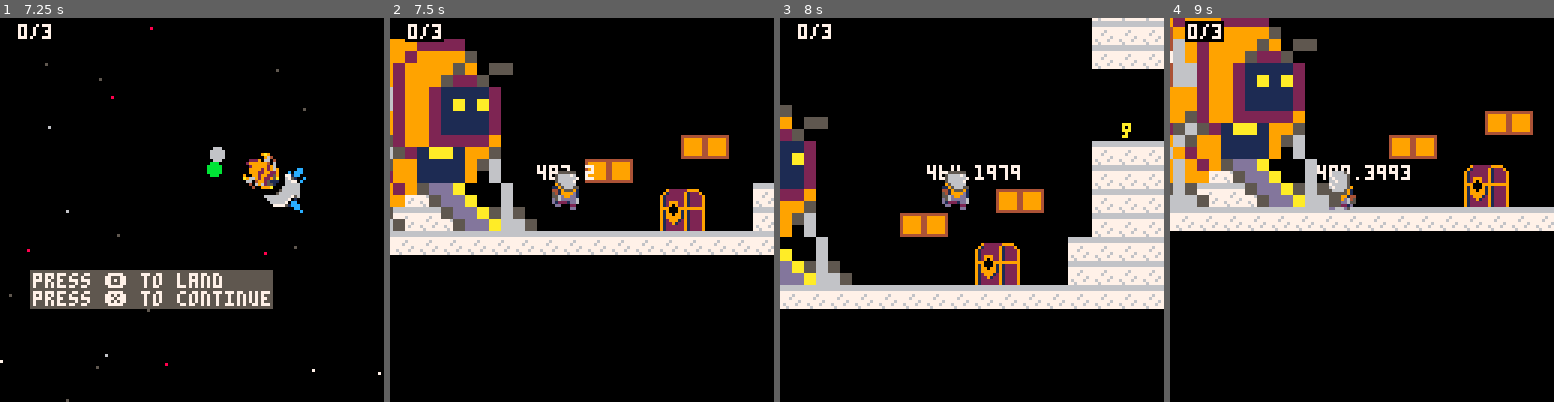
Above: before the commit, frames 1-4 (left to right).
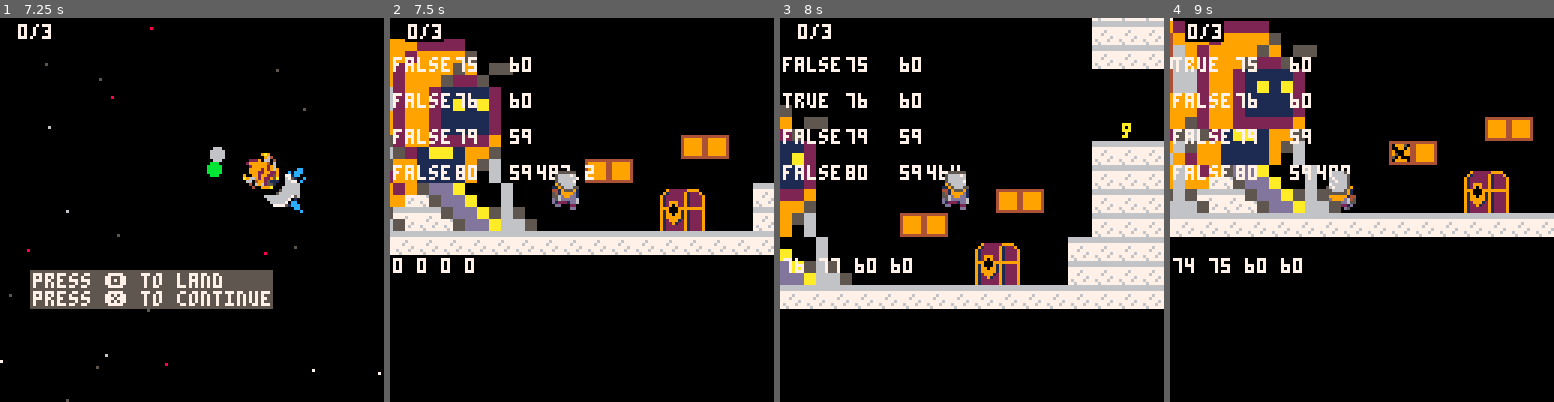
Above: after the commit, the same moments.

Repository: FrederikHR/GDB
Game: PICO-8 cartridge OW/ow.p8
The game is run twice, just before and just after one commit, with the same random seed, the same clock (stepped at 60 frames per second) and the same inputs.
Inputs:
- Up to frame 1 (7.25 s): tap X (X key) at 0.33, 1.07, 1.85, 2.97, 4.08, 5.2, 6.32 s; tap O (Z key) at 0.7, 1.7, 2.1, 2.5, 2.9, 3.3, 3.7, 4.1, 4.5, 4.9, 5.3, 5.7, 6.1, 6.5, 6.9 s; hold Right 1.6-2.1 s; hold Up 2.15-2.42 s; hold Right 2.47-3.03 s; hold Left 3.08-3.58 s; hold Right 4.02-4.68 s; hold Up 4.73-5.03 s; hold Left 5.08-5.68 s; hold Right 6.08-6.58 s; hold Right 6.63-7.13 s; hold Up from 7.18 s (still down)
- Up to frame 2 (7.5 s): tap O (Z key) at 7.3 s; tap X (X key) at 7.43 s; release Up at 7.45 s
- Up to frame 3 (8 s): hold Right from 7.5 s (still down); tap O (Z key) at 7.7 s
- Up to frame 4 (9 s): release Right at 8.07 s; tap O (Z key) at 8.1, 8.5, 8.9 s; hold Left 8.12-8.62 s; tap X (X key) at 8.55 s

Frame 1 is identical in both runs. In frame 2, 2.4% of the frame differs, in the area x 0-37%, y 10-67%; in frame 3, 2.7%; in frame 4, 14%, in the area x 0-100%, y 0-67%.

Commit message:
started on breaking blocks

Diff:
--- a/OW/ow.p8
+++ b/OW/ow.p8
@@ -31,6 +31,10 @@
 	launch=false
 	prompt=false
 	prompt_wait=10 -- to do:fix
+	bx1=0
+	by1=0
+	bx2=0
+	by2=0
 
 	-- camera offsets
 	cx, cy = 0, 0
@@ -65,11 +69,18 @@
 		if prompt then
 			draw_prompt()
 		end
+		-- find disappearing blocks
+		if (not blocks_found) find_blocks()
 	else
 		--do on-planet stuff
+		draw_blocks()
 		draw_astronaut()
 		draw_hud()
 		draw_items()
+
+		--debug
+		draw_bs()
+
 		if a.prompt then
 			draw_prompt()
 		end
@@ -180,6 +191,15 @@
 	rectfill(psx,psy,psx1,psy1,0)
 	print(a.items.."/3",psx+1,psy+1,7)
 end
+
+function draw_bs()
+	for i,b in pairs(blocks) do
+		print(b.stand,cx+1,cy+1+i*12,7)
+		print(b.cx,cx+22,cy+1+i*12,7)
+		print(b.cy,cx+40,cy+1+i*12,7)
+		print(bx1.." "..bx2.." "..by1.." "..by2,cx+1,cy+80,7)
+	end
+end
 -->8
 --update
 
@@ -197,6 +217,7 @@
 		end
 	else
 		update_astronaut()
+		update_blocks()
 		scroll_camera(a,true)
 	end
 end
@@ -413,7 +434,10 @@
 		x2=x+w-4  y2=y
 	elseif aim=="down" then
 		x1=x+2      y1=y+h
-		x2=x+w-2    y2=y+h
+		x2=x+w-2    y2=y+h+1
+	elseif aim=="downish" then
+		x1=x+2      y1=y+h
+		x2=x+w-5    y2=y+h+1
  elseif aim=="center" then
 		x1=x-2      y1=y-2
 		x2=x+w+2    y2=y+h+2
@@ -427,7 +451,7 @@
 	or fget(mget(x1,y2),flag)
 	or fget(mget(x2,y1),flag)
 	or fget(mget(x2,y2),flag) then
-		return true
+		return true,x1,y1,x2,y2
 	end
 	return false
 end
@@ -498,9 +522,13 @@
 function len(tab)
 	c=0
 	for _,_ in pairs(tab) do
-		c+=1
+		c=c+1
 	end
 	return c
+end
+
+function round(x)
+	return flr(x+0.5)
 end
 -->8
 -- planets
@@ -680,14 +708,24 @@
 	pickup()
 
 	--check collision up and down
+	local old_ady=a.dy
 	if a.dy>0 and collide_map(a,"down",0) then
 		a.dy=0
 		a.y-=((a.y+a.sh*8+1)%8)-1
 
+		--slidy blocks
 		if collide_map(a,"down",2) then
 		 a.friction=true
 		else
 			a.friction=false
+		end
+
+		--breaking blocks
+		if collide_map(a,"downish",3) then
+			_,bx1,by1,bx2,by2=collide_map(a,"downish",3)
+			bx1=round(bx1) by1=round(by1)
+			bx2=round(bx2) by2=round(by2)
+			find_block(bx1,by1,bx2,by2)
 		end
 
 		--[[
@@ -723,6 +761,7 @@
 	if (btnp(❎)) and not a.jump then
 		a.jump = true
 		a.play="jump"
+		a.friction=false
 	end
 
 	if a.jump and a.jump_velocity > 1 and not a.fall then
@@ -782,7 +821,7 @@
 	sz=1,takem=false},
 	i2={s=112,x=84*8,y=56*8,
 	sz=1,takem=false},
-	i3={s=112,x=75*8,y=28*8,
+	i3={s=112,x=77*8,y=28*8,
 	sz=1,takem=false}
 }
 
@@ -805,8 +844,65 @@
 
 --======blocks=======
 
-
-
+blocks={}
+
+function draw_blocks()
+	for _,b in pairs(blocks) do
+		mset(b.cx,b.cy,b.spr)
+	end
+end
+
+function update_blocks()
+	for i,b in ipairs(blocks) do
+		if	b.stand then
+			b.s=b.s+1
+		else
+			b.s=0
+			b.spr=90
+		end
+		if b.s>=20 and b.spr==90 then
+			b.spr=106
+		end
+	end
+end
+
+function find_blocks()
+	--really inefficient way
+	-- to find all blocks
+	for i=0,128 do
+		for j=0,64 do
+			if mget(i,j)==90 then
+				local b={spr=90,x=i*8,y=j*8,
+													cx=i,cy=j,
+													s=0,stand=false}
+				add(blocks,b)
+				mset(i,j,0)
+			end
+		end
+	end
+
+	blocks_found=true
+end
+
+function find_block(bbx1,bby1,bbx2,bby2)
+	--find block corresponding to coords
+	for i,b in ipairs(blocks) do
+		if b.cx==bbx1 and b.cy==bby1 then
+			b.stand=true
+		elseif b.cx==bbx1 and b.cy==bby2 then
+			b.stand=true
+		elseif b.cx==bbx2 and b.cy==bby1 then
+			b.stand=true
+		elseif b.cx==bbx2 and b.cy==bby2 then
+			b.stand=true
+		else
+			b.stand=false
+		end
+	end
+end
+
+
+--======enemies=======
 __gfx__
 00000000000000000000000000000000000000000000000000000000000000000000000000000000000000000000000000000000000000000000000000000000
 00000000000000000000000000000005666600000000000566660000000000000000000000000000000000000000000000000000000000056666000000000000
@@ -1067,7 +1163,7 @@
 
 
 __gff__
-0000000000000000000000000000000000000000000000000000000000000000000000000000000000000000000000000000000000000000000000000000000000000000000000030000000003030000000000000000000000030303030700000300000000000300000303000000000000000000000000000000000000000000
+0000000000000000000000000000000000000000000000000000000000000000000000000000000000000000000000000000000000000000000000000000000000000000000000030000000003030000000000000000000000030b03030700000300000000000300001b0b000000000000000000000000000000000000000000
 0000000000000000000000000000000000000000000000000000000000000000000000000000000000000000000000000000000000000000000000000000000000000000000000000000000000000000000000000000000000000000000000000000000000000000000000000000000000000000000000000000000000000000
 __map__
 4b4b00000000000000000000000000000000000000000000000000000000000000000000000000000000000000000000000000000000000000000000000000004b595959595959595959595959595959595959595959595959595959595959595959595959595959595959595959595959595959595959595959595959595959
@@ -1099,8 +1195,8 @@
 000000000000000000000000000000000000000000000000000000000000000000000000000000000000000000000000000000000000000000000000000000004b590000000000000000000000000000000000000000000000000000000000000000000000000000000000000000000000000000000000000000000000000059
 000000000000000000000000000000000000000000000000000000000000000000000000000000000000000000000000000000000000000000000000000000004b590000000000000000000000000000000000000000000000000000000000000000000000000000000000000000000000000000000000000000000000000059
 000000000000000000000000000000000000000000000000000000000000000000000000000000000000000000000000000000000000000000000000000000004b660000000000000000000000000000000000000000000000000000000000000000000000000000000000000000000000000000000000000000000000000059
-000000000000000000000000000000000000000000000000000000000000000000000000000000000000000000000000000000000000000000000000000000004b590000000000000000666600000000000000000000000000000000000000000000000000000000000000000000000000000000000000000000000000000059
-000000000000000000000000000000000000000000000000000000000000000000000000000000000000000000000000000000000000000000000000000000004b660000000000000066666600000000000000000000000000000000000000000000000000000000000000000000000000000000000000000000000000000059
+000000000000000000000000000000000000000000000000000000000000000000000000000000000000000000000000000000000000000000000000000000004b590000000000000000000066660000000000000000000000000000000000000000000000000000000000000000000000000000000000000000000000000059
+000000000000000000000000000000000000000000000000000000000000000000000000000000000000000000000000000000000000000000000000000000004b660000000000000000006666660000000000000000000000000000000000000000000000000000000000000000000000000000000000000000000000000059
 000000000000000000000000000000000000000000000000000000000000000000000000000000000000000000000000000000000000000000000000000000004b595959595959595959595959595959595959595959595959595959595959595959595959595959595959595959595959595959595959595959595959595959
 
 
